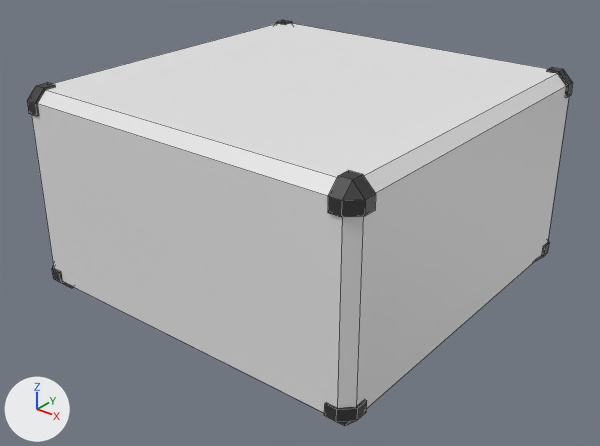
The FBX model Assets/Arts/fbx/possessable_wide.fbx: old version first, new version second.
Before and after are seen from a 50 mm lens placed at (4.52, -5.77, 3.09), pointed at (0.06, -0.19, -0.37). Lighting does not change. The marker at lower left points along +X, +Y and +Z. The picture after the commit comes second. Mesh edges are drawn as thin lines. Where no turn or scale is listed for an object, it has been applied to the vertices.

In view in the first picture: 'Wide'.
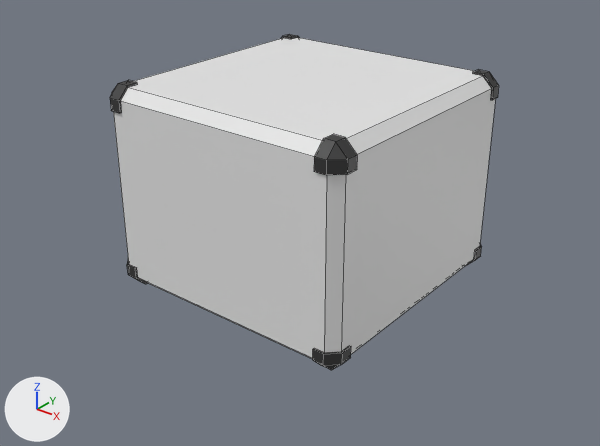
Changed parts and their boxes (x1, y1, x2, y2) in the pictures (600 x 446 px; the box of a moved part takes in the faces that stretch with it):
'Wide', reshaped (29% narrower, 17% shorter): before (27, 20, 573, 426); after (110, 34, 499, 370)
part 1 of me_cube_001, moved or reshaped: before (537, 67, 573, 260); after (467, 70, 499, 265)
part 2 of me_cube_001, moved or reshaped: before (324, 74, 569, 426); after (313, 76, 495, 370)
part 3 of me_cube_001, moved or reshaped (mostly hidden): before (276, 20, 292, 25); after (282, 34, 299, 39)
part 4 of me_cube_001, moved or reshaped: before (27, 23, 557, 413); after (110, 38, 482, 359)

The change in detail:
me_cube_001 is used by ob_wide; location (0.0, 0.0, 0.0).
me_cube_001 had 168 vertices, 146 faces and spanned x -1.8..1.8, y -1.8..1.8, z -1.0..1.0.
me_cube_001 now has 168 vertices, 146 faces and spans x -1.3..1.3, y -1.3..1.3, z -1.0..1.0.
me_cube_001 part 1: all 42 vertices in x 1.58..1.8, y 1.58..1.8, z -1.0..1.0 are moved by (-0.5, -0.5, 0.0).
me_cube_001 part 2: all 42 vertices in x 1.58..1.8, y -1.8..-1.57, z -1.0..1.0 are moved by (-0.5, 0.5, 0.0).
me_cube_001 part 3: all 42 vertices in x -1.8..-1.57, y 1.58..1.8, z -1.0..1.0 are moved by (0.5, -0.5, 0.0).
me_cube_001 part 4: all 42 vertices in x -1.8..-1.57, y -1.8..-1.57, z -1.0..1.0 are moved by (0.5, 0.5, 0.0).
